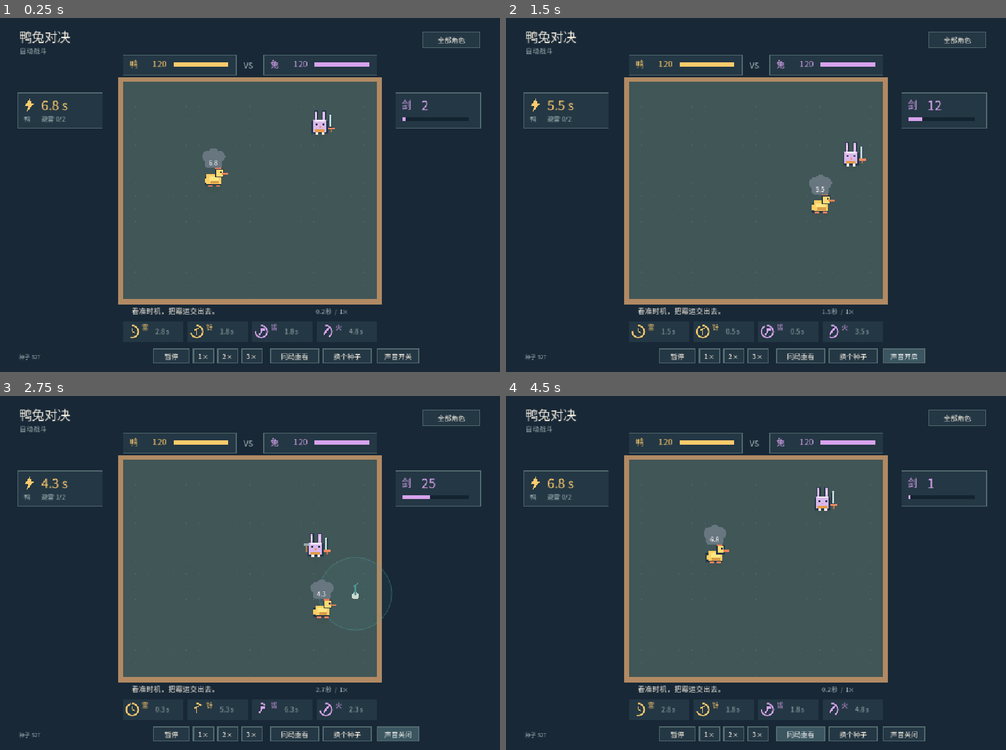
Above: before the commit, frames 1-4 (two rows, left to right).
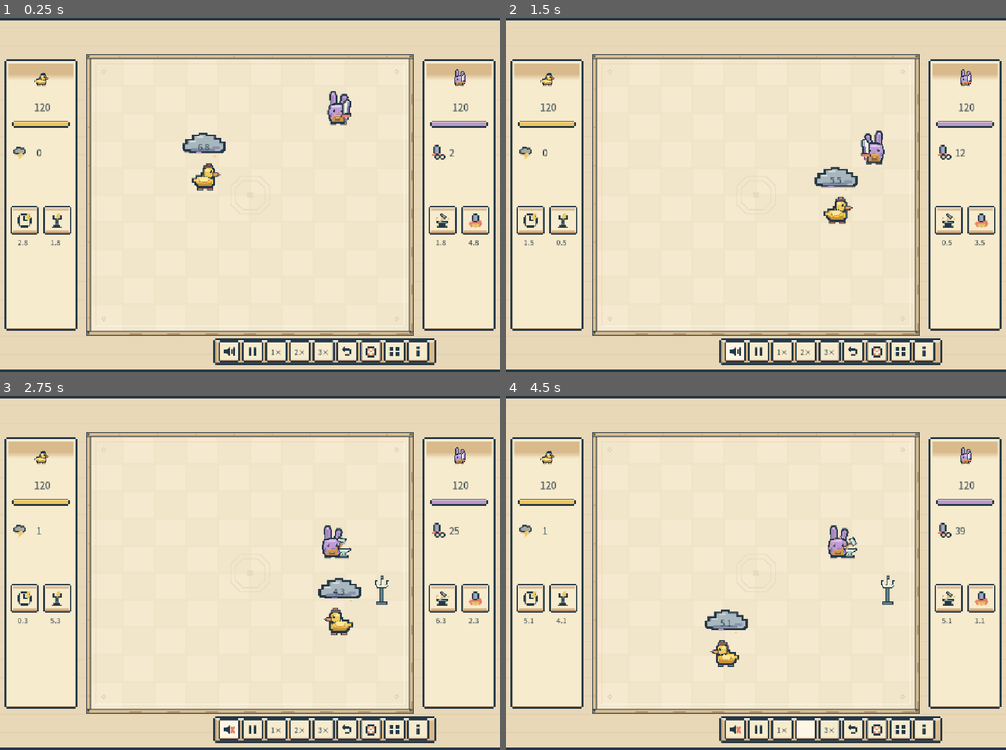
Above: after the commit, the same moments.

Repository: Gankkiii/balls
Game: Godot game, scene res://scenes/showcase.tscn
Two runs of this game, one before a commit and one after it. Both use one fixed random seed, a clock stepped at 60 frames per second and the inputs below.
Inputs (mouse positions are in pixels of both pictures, inside the frame that each line leads up to; where the layout moved, square brackets give the same spot in the first picture):
- Up to frame 1 (0.25 s): no input
- Up to frame 2 (1.5 s): click (736, 350) [906, 357] at 0.5 s; click (736, 350) [906, 357] at 1.25 s
- Up to frame 3 (2.75 s): click (230, 728) [400, 735] at 2 s
- Up to frame 4 (4.5 s): click (761, 728) [676, 735] at 2.75 s; click (761, 728) [676, 735] at 3.5 s; click (801, 735) at 4.25 s, where only the run before the commit has a clickable "同局重看"

The runs differ from the first frame. In frame 1, 95% of the frame differs, in the area x 0-100%, y 0-100%; in frame 2, 95%; in frame 3, 95%; in frame 4, 95%.

Commit message:
Integrate remade duck and rabbit presentation assets

Diff:
--- a/scripts/forge_rabbit.gd
+++ b/scripts/forge_rabbit.gd
@@ -1,5 +1,6 @@
 class_name ForgeRabbit
 extends Fighter
+signal presentation_hit(target: Fighter, damage: float)
 const GROWTH := 8.0
 var stored_damage := 0.0
 var temper_left := 0.0
@@ -11,7 +12,9 @@
 	ball_collided.connect(contact)
 func contact(other: Ball) -> void:
 	if other is Fighter and world != null and world.is_enemy_body(self,other):
-		other.hit(stored_damage * (1.5 if temper_left > 0 else 1.0))
+		var damage := stored_damage * (1.5 if temper_left > 0 else 1.0)
+		other.hit(damage)
+		presentation_hit.emit(other, damage)
 		stored_damage = 0
 		temper_left = 0
 func advance(dt: float) -> void:
--- a/scripts/showcase.gd
+++ b/scripts/showcase.gd
@@ -1,8 +1,8 @@
 extends Control
 ## Presentation-only sample. BattleArena remains the authoritative simulation.
 const STEP := 1.0/120.0
-const ORIGIN := Vector2(270,140)
-const ZOOM := 0.8
+const ORIGIN := Vector2(200,90)
+const ZOOM := 1.0
 const INK := Color("f4eddf")
 const MUTED := Color("a7babb")
 const GOLD := Color("ffcb6c")
@@ -17,7 +17,7 @@
 var suspended := false
 var accumulator := 0.0
 var effects: Array[Dictionary] = []
-var banner := "看准时机，把霉运交出去。"
+var banner := ""
 var banner_left := 4.0
 var health_display := Vector2(120,120)
 var controls: Array[Button] = []
@@ -28,8 +28,18 @@
 var trail: Array[Vector2] = []
 var audio_player: AudioStreamPlayer
 var sound_enabled := true
+var texture_cache: Dictionary = {}
+var rabbit_hit_left := 0.0
+var duck_impact_left := 0.0
+var info_open := false
+var forge_phase := -1
+var pending_strike := false
+var strike_safe := false
+var strike_at := Vector2.ZERO
+const ROOT := "res://assets/r02/"
+
 var cue_forge: AudioStream = preload("res://assets/audio/anvil_forge.wav")
-var cue_sword_hit: AudioStream = preload("res://assets/audio/sword_short_hit.wav")
+var cue_sword_hit: AudioStream = preload("res://assets/audio/sword_wide_hit.wav")
 var cue_thunder: AudioStream = preload("res://assets/audio/duck_lightning.wav")
 var cue_transfer: AudioStream = preload("res://assets/audio/duck_cloud_transfer.wav")
 
@@ -37,37 +47,40 @@
 	font = load("res://assets/arena-ui.otf")
 	audio_player=AudioStreamPlayer.new()
 	add_child(audio_player)
-	make_button("声音开关",Vector2(830,728),Vector2(92,34),toggle_sound)
-	make_button("暂停",Vector2(337,728),Vector2(80,34),toggle_pause)
+	make_button("♪",Vector2(480,711),Vector2(48,48),toggle_sound)
+	make_button("Ⅱ",Vector2(532,711),Vector2(48,48),toggle_pause)
 	pause_button=controls.back()
 	for value in [1,2,3]:
-		make_button("%d×"%value,Vector2(425+(value-1)*53,728),Vector2(47,34),set_speed.bind(value))
-	make_button("同局重看",Vector2(594,728),Vector2(108,34),restart.bind(true))
-	make_button("换个种子",Vector2(710,728),Vector2(108,34),restart.bind(false))
-	make_button("全部角色",Vector2(930,30),Vector2(126,36),open_original)
+		make_button("%d×"%value,Vector2(584+(value-1)*52,711),Vector2(48,48),set_speed.bind(value))
+	make_button("↻",Vector2(740,711),Vector2(48,48),restart.bind(true))
+	make_button("⚄",Vector2(792,711),Vector2(48,48),restart.bind(false))
+	make_button("▣",Vector2(844,711),Vector2(48,48),open_original)
+	make_button("i",Vector2(896,711),Vector2(48,48),toggle_info)
 	restart(true)
 
 func make_button(caption: String, at: Vector2, size_value: Vector2, callback: Callable) -> void:
 	var b:=Button.new()
 	b.text=caption
+	var icons := {"♪":"icon_sound_on", "Ⅱ":"icon_pause", "↻":"icon_replay", "⚄":"icon_new_seed", "▣":"icon_roster", "i":"icon_info"}
+	if icons.has(caption):
+		b.text=""
+		b.icon=load(ROOT+"ui/png/"+icons[caption]+".png")
+		b.expand_icon=true
+		b.icon_alignment=HORIZONTAL_ALIGNMENT_CENTER
 	b.position=at
 	b.size=size_value
 	b.add_theme_font_override("font",font)
 	b.add_theme_font_size_override("font_size",15)
 	b.add_theme_color_override("font_color",INK)
-	var style:=StyleBoxFlat.new()
-	style.bg_color=Color("243744")
-	style.set_border_width_all(2)
-	style.border_color=Color("536c70")
-	style.corner_radius_top_left=0
-	style.corner_radius_top_right=0
-	style.corner_radius_bottom_left=0
-	style.corner_radius_bottom_right=0
-	b.add_theme_stylebox_override("normal",style)
-	var hover=style.duplicate()
-	hover.bg_color=Color("3b5660")
-	b.add_theme_stylebox_override("hover",hover)
-	b.add_theme_stylebox_override("pressed",hover)
+	for state in ["normal","hover","pressed","disabled"]:
+		var style := StyleBoxTexture.new()
+		style.texture=load(ROOT+"ui/png/button_"+state+".png")
+		style.texture_margin_left=12
+		style.texture_margin_top=12
+		style.texture_margin_right=12
+		style.texture_margin_bottom=12
+		b.add_theme_stylebox_override(state,style)
+	b.add_theme_color_override("font_color",Color("243746"))
 	b.pressed.connect(callback)
 	add_child(b)
 	controls.append(b)
@@ -90,6 +103,12 @@
 	duck=arena.heroes[0]
 	rabbit=arena.heroes[1]
 	previous_holder=duck
+	rabbit.presentation_hit.connect(on_rabbit_hit)
+	duck.presentation_strike.connect(on_strike)
+	pending_strike=false
+	forge_phase=-1
+	rabbit_hit_left=0
+	duck_impact_left=0
 	previous_hp=Vector2(120,120)
 	health_display=previous_hp
 	previous_flash=0
@@ -98,14 +117,14 @@
 	accumulator=0
 	paused=false
 	audio_player.stream_paused=false
-	pause_button.text="暂停"
-	banner="看准时机，把霉运交出去。"
-	banner_left=4
+	pause_button.icon=load(ROOT+"ui/png/icon_pause.png")
+	banner=""
+	banner_left=0
 	queue_redraw()
 
 func toggle_sound() -> void:
 	sound_enabled=not sound_enabled
-	controls[0].text="声音开启" if sound_enabled else "声音关闭"
+	controls[0].icon=load(ROOT+("ui/png/icon_sound_on.png" if sound_enabled else "ui/png/icon_sound_off.png"))
 	if not sound_enabled:
 		for child in get_children():
 			if child is AudioStreamPlayer:
@@ -143,10 +162,25 @@
 func toggle_pause() -> void:
 	paused=not paused
 	accumulator=0
-	pause_button.text="继续" if paused else "暂停"
+	pause_button.icon=load(ROOT+("ui/png/icon_play.png" if paused else "ui/png/icon_pause.png"))
 	for child in get_children():
 		if child is AudioStreamPlayer:
 			child.stream_paused=paused
+func toggle_info() -> void:
+	info_open = not info_open
+
+func on_rabbit_hit(other: Fighter, damage: float) -> void:
+	if other == duck:
+		rabbit_hit_left = 0.42
+		duck_impact_left = 0.37
+		play_sample(cue_sword_hit)
+		effects.append({"kind":"blade","at":other.position,"time":0.28,"total":0.28,"text":""})
+
+func on_strike(at: Vector2, protected: bool) -> void:
+	pending_strike=true
+	strike_safe=protected
+	strike_at=at
+
 func set_speed(value: int) -> void:
 	speed=value
 	accumulator=0
@@ -168,6 +202,8 @@
 		health_display=health_display.lerp(Vector2(duck.health,rabbit.health),minf(1,delta*9))
 	queue_redraw()
 func advance(dt: float) -> void:
+	rabbit_hit_left=maxf(0.0,rabbit_hit_left-dt)
+	duck_impact_left=maxf(0.0,duck_impact_left-dt)
 	for i in range(effects.size()-1,-1,-1):
 		effects[i].time-=dt
 		if effects[i].time<=0:
@@ -178,32 +214,40 @@
 	var rods_before:=duck.rods.size()
 	var blade_before:=rabbit.stored_damage
 	var was_forging:=rabbit.action=="forge"
+	var before_storm:=duck.storm_left
 	arena.step(dt)
-	if not was_forging and rabbit.action=="forge":
-		play_sample(cue_forge)
+	if rabbit.action=="forge":
+		var phase := int(fmod(arena.simulation_time,0.70)/0.70*6.0)
+		if phase==2 and forge_phase!=2:
+			play_sample(cue_forge)
+			effects.append({"kind":"forge","at":rabbit.position,"time":0.3,"total":0.3,"text":""})
+		forge_phase=phase
+	else:
+		forge_phase=-1
+	if duck.storm_left < before_storm and ceili(duck.storm_left)<ceili(before_storm) and before_storm-duck.storm_left<0.1:
+		play_sample(preload("res://assets/audio/duck_countdown_final.wav") if ceili(duck.storm_left)==1 else preload("res://assets/audio/duck_countdown_tick.wav"))
 	if duck.cloud_holder!=previous_holder:
-		play_sample(cue_transfer)
-		effects.append({"kind":"transfer","at":previous_holder.position,"to":duck.cloud_holder.position,"time":0.35,"total":0.35,"text":""})
-		banner="霉运转交！" if duck.lightning_flash<=previous_flash else "下一轮乌云回到鸭子。"
-		banner_left=1.4
+		if not pending_strike:
+			play_sample(cue_transfer)
+			effects.append({"kind":"transfer","at":previous_holder.position,"to":duck.cloud_holder.position,"time":0.35,"total":0.35,"text":""})
+			banner="霉运转交！"
+			banner_left=1.4
 		previous_holder=duck.cloud_holder
-	var strike_event := duck.lightning_flash>previous_flash
+	var strike_event := pending_strike
 	if strike_event:
-		var safe:=duck.rods.size()<rods_before
-		if safe:
-			play_cue(880,0.15,0.08)
-		else:
-			play_sample(cue_thunder)
+		var safe:=strike_safe
+		play_sample(cue_thunder)
 		banner="避雷成功 · 消耗一根避雷针" if safe else "落雷！"
 		banner_left=1.8
-		effects.append({"kind":"safe" if safe else "thunder","at":duck.strike_position,"time":0.5,"total":0.5,"text":"避雷" if safe else ""})
+		effects.append({"kind":"safe" if safe else "thunder","at":strike_at,"time":0.5,"total":0.5,"text":"避雷" if safe else ""})
+	pending_strike=false
 	previous_flash=duck.lightning_flash
 	for i in 2:
 		var hero: Fighter=arena.heroes[i]
 		var lost: float=previous_hp[i]-hero.health
 		if lost>0.01:
 			if i==0 and rabbit.stored_damage<blade_before:
-				play_sample(cue_sword_hit)
+				pass
 			elif not strike_event:
 				play_cue(320,0.1,0.08)
 			effects.append({"kind":"hit","at":hero.position,"time":0.7,"total":0.7,"text":"−%d"%roundi(lost),"strong":lost>=24})
@@ -233,151 +277,132 @@
 	if value>0:
 		panel(Rect2(rect.position,Vector2(rect.size.x*clampf(value,0,1),rect.size.y)),tint,0)
 
+func texture(path: String) -> Texture2D:
+	if not texture_cache.has(path):
+		texture_cache[path] = load(ROOT + path)
+	return texture_cache[path]
+
+func nine_patch(path: String, rect: Rect2, border: int = 12) -> void:
+	var t := texture(path)
+	if not t:
+		return
+	var source_size := t.get_size()
+	var sw: Array = [float(border),source_size.x-border*2,float(border)]
+	var sh: Array = [float(border),source_size.y-border*2,float(border)]
+	var dw: Array = [float(border),rect.size.x-border*2,float(border)]
+	var dh: Array = [float(border),rect.size.y-border*2,float(border)]
+	var sy := 0.0
+	var dy := rect.position.y
+	for y in 3:
+		var sx := 0.0
+		var dx := rect.position.x
+		for x in 3:
+			draw_texture_rect_region(t,Rect2(dx,dy,dw[x],dh[y]),Rect2(sx,sy,sw[x],sh[y]))
+			sx += sw[x]
+			dx += dw[x]
+		sy += sh[y]
+		dy += dh[y]
+
+func image_at(path: String, rect: Rect2) -> void:
+	var t := texture(path)
+	if t:
+		draw_texture_rect(t,rect,false)
+
+func strip_at(path: String, at: Vector2, frame_size: Vector2, durations: Array, elapsed: float, looped: bool = true, flip: bool = false, origin: Vector2 = Vector2.ZERO) -> void:
+	var total := 0.0
+	for duration in durations:
+		total += float(duration)
+	var time := fposmod(elapsed,total) if looped else minf(elapsed,total-0.0001)
+	var frame := 0
+	while frame < durations.size()-1 and time >= float(durations[frame]):
+		time -= float(durations[frame])
+		frame += 1
+	var source := Rect2(Vector2(frame*frame_size.x,0),frame_size)
+	var t := texture(path)
+	if t:
+		draw_set_transform(at,0,Vector2(-1,1) if flip else Vector2.ONE)
+		draw_texture_rect_region(t,Rect2(-origin,frame_size),source)
+		draw_set_transform(Vector2.ZERO)
+
 func _draw() -> void:
 	if not is_instance_valid(arena) or font==null:
 		return
-	draw_rect(Rect2(0,0,1100,780),Color("182837"))
-	label("鸭兔对决",Vector2(42,53),28)
-	label("自动战斗",Vector2(43,78),15,MUTED)
-	panel(Rect2(270,82,250,44),Color("243744"),0,Color("536c70"))
-	label("鸭",Vector2(285,108),18,GOLD)
-	label("%d"%ceili(duck.health),Vector2(335,108),19,GOLD)
-	meter(Rect2(382,99,120,8),health_display.x/120,GOLD)
-	panel(Rect2(580,82,250,44),Color("243744"),0,Color("536c70"))
-	label("兔",Vector2(595,108),18,PURPLE)
-	label("%d"%ceili(rabbit.health),Vector2(645,108),19,PURPLE)
-	meter(Rect2(692,99,120,8),health_display.y/120,PURPLE)
-	label("VS",Vector2(536,111),17,MUTED)
-	panel(Rect2(260,130,580,500),Color("b18a63"),0)
-	panel(Rect2(270,140,560,480),Color("415657"),0)
-	draw_set_transform(ORIGIN,0,Vector2.ONE*ZOOM)
-	for x in range(35,700,35):
-		for y in range(35,600,35):
-			draw_circle(Vector2(x,y),0.8,Color("526966"))
+	image_at("environment/screen_surround.png",Rect2(0,0,1100,780))
+	image_at("environment/arena_wood_frame.png",Rect2(190,80,720,620))
+	image_at("environment/arena_floor.png",Rect2(200,90,700,600))
 	for rod in duck.rods:
-		draw_circle(rod,100,Color(0.3,0.65,0.62,0.07))
-		draw_arc(rod,100,0,TAU,64,Color(0.3,0.65,0.62,0.3),1.4,true)
-		draw_circle(rod+Vector2(0,6),10,Color("cbdacf"))
-		draw_line(rod+Vector2(0,3),rod-Vector2(0,24),Color("4c9292"),5)
-		draw_line(rod-Vector2(7,18),rod+Vector2(7,-28),Color("4c9292"),3)
+		image_at("characters/props/lightning_rod.png",Rect2(ORIGIN+rod-Vector2(48,82),Vector2(96,96)))
+	var t := arena.simulation_time
+	var duck_strip := "characters/duck/impact_strip.png" if duck_impact_left > 0 else "characters/duck/idle_strip.png"
+	strip_at(duck_strip,ORIGIN+duck.position,Vector2(96,96),[0.07,0.08,0.10,0.12] if duck_impact_left>0 else [0.16,0.16,0.16,0.16],0.37-duck_impact_left if duck_impact_left>0 else t,duck_impact_left<=0,duck.velocity.x<0,Vector2(48,56))
+	var rs := "idle"
+	var durations: Array = [0.16,0.16,0.16,0.16]
+	var rt := t
+	var looped := true
+	if rabbit_hit_left>0:
+		rs="hit_recover"
+		durations=[0.07,0.08,0.11,0.16]
+		rt=0.42-rabbit_hit_left
+		looped=false
+	elif rabbit.action=="forge":
+		rs="forge"
+		durations=[0.16,0.10,0.08,0.09,0.11,0.16]
+	elif rabbit.temper_left>0:
+		rs="temper"
+		durations=[0.14,0.14,0.14,0.14]
+	strip_at("characters/rabbit/"+rs+"_strip.png",ORIGIN+rabbit.position,Vector2(96,96),durations,rt,looped,rabbit.velocity.x<0,Vector2(48,56))
+	var cloud: Vector2=ORIGIN+duck.cloud_holder.position+Vector2(0,-45)
+	cloud.x=clampf(cloud.x,238,862)
+	cloud.y=maxf(110,cloud.y)
+	strip_at("vfx/cloud_idle_strip.png",cloud,Vector2(128,80),[0.16,0.16,0.16,0.16,0.16,0.16],t,true,false,Vector2(64,68))
+	label("%.1f"%duck.storm_left,cloud+Vector2(-15,-20),18,Color("243746"))
+	if rabbit.temper_left>0:
+		strip_at("vfx/temper_aura_strip.png",ORIGIN+rabbit.position,Vector2(96,96),[0.1,0.1,0.1,0.1,0.1,0.1],t,true,false,Vector2(48,56))
 	for effect in effects:
-		if effect.kind=="transfer":
-			var t: float=1-effect.time/effect.total
-			var at: Vector2=effect.at.lerp(effect.to,t)
-			draw_arc(at,28,0,TAU,32,Color(0.7,0.5,0.2,effect.time/effect.total),3,true)
+		var elapsed: float=effect.total-effect.time
+		if effect.kind=="blade":
+			strip_at("vfx/broad_sword_hit_strip.png",ORIGIN+effect.at,Vector2(96,96),[0.03,0.04,0.045,0.05,0.055,0.065],elapsed,false,false,Vector2(48,48))
+		elif effect.kind=="forge":
+			strip_at("vfx/forge_sparks_strip.png",ORIGIN+effect.at,Vector2(96,96),[0.035,0.045,0.05,0.055,0.06,0.07],elapsed,false,false,Vector2(48,68))
+		elif effect.kind=="transfer":
+			strip_at("vfx/cloud_transfer_strip.png",ORIGIN+effect.at,Vector2(128,128),[0.04,0.05,0.06,0.06,0.07,0.08],elapsed,false,false,Vector2(64,64))
+		elif effect.kind=="thunder":
+			strip_at("vfx/lightning_strike_strip.png",ORIGIN+effect.at,Vector2(128,192),[0.03,0.04,0.045,0.045,0.05,0.06],elapsed,false,false,Vector2(64,172))
+		elif effect.kind=="safe":
+			strip_at("vfx/rod_protected_strip.png",ORIGIN+effect.at,Vector2(128,128),[0.035,0.045,0.05,0.055,0.06,0.07],elapsed,false,false,Vector2(64,64))
+		elif effect.kind=="hit":
+			label(effect.text,ORIGIN+effect.at+Vector2(-18,-45-elapsed*20),22,Color("a24037"))
+	nine_patch("ui/png/control_strip.png",Rect2(470,706,490,58))
 	for i in 2:
-		var h: Fighter=arena.heroes[i]
-		draw_set_transform(ORIGIN+h.position*ZOOM,0,Vector2.ONE*ZOOM)
-		draw_circle(Vector2(0,17),24,Color(0.18,0.27,0.22,0.12))
+		var x := 10 if i==0 else 930
+		var hero: Fighter = duck if i==0 else rabbit
+		nine_patch("ui/png/status_panel.png",Rect2(x,90,160,600))
+		image_at("characters/"+("duck" if i==0 else "rabbit")+"/default.png",Rect2(x+56,110,48,48))
+		label("%d"%ceili(hero.health),Vector2(x+65,205),22,Color("243746"))
+		image_at("ui/png/hp_track.png",Rect2(x+16,226,128,16))
+		draw_rect(Rect2(x+20,230,120*clampf(hero.health/hero.max_health,0,1),8),Color("efc65b") if i==0 else Color("b89acf"))
+		image_at("ui/png/hp_frame.png",Rect2(x+16,226,128,16))
+		var values: Array = [hero.cd_one,hero.cd_two]
+		var icons: Array = ["icon_skill_timer","icon_skill_rod"] if i==0 else ["icon_skill_forge","icon_skill_temper"]
+		for j in 2:
+			var pos := Vector2(x+12+j*72,414)
+			image_at("ui/png/skill_slot_ready.png" if values[j]<=0 else "ui/png/skill_slot_normal.png",Rect2(pos,Vector2(64,64)))
+			image_at("ui/png/"+icons[j]+".png",Rect2(pos+Vector2(16,16),Vector2(32,32)))
+			if values[j]>0:
+				label("%.1f"%values[j],pos+Vector2(17,87),16,Color("243746"))
 		if i==0:
-			draw_duck()
+			image_at("ui/png/icon_status_cloud.png",Rect2(x+18,280,32,32))
+			label("%d"%duck.rods.size(),Vector2(x+70,305),20,Color("243746"))
 		else:
-			draw_rabbit()
-	draw_set_transform(ORIGIN,0,Vector2.ONE*ZOOM)
-	var cloud: Vector2=duck.cloud_holder.position+Vector2(0,-60)
-	cloud.x=clampf(cloud.x,35,665)
-	cloud.y=maxf(36,cloud.y)
-	var danger:=duck.storm_left<=2
-	var cloud_color:=Color("bd655a") if danger else Color("687680")
-	for p in [Vector2(-15,0),Vector2(0,-7),Vector2(16,0)]:
-		draw_circle(cloud+p,16,cloud_color)
-	panel(Rect2(cloud+Vector2(-24,6),Vector2(48,25)),cloud_color,8)
-	label("%.1f"%duck.storm_left,cloud+Vector2(-14,24),18,Color.WHITE)
-	for effect in effects:
-		var fade: float=effect.time/effect.total
-		if effect.kind=="thunder":
-			draw_polyline(PackedVector2Array([effect.at+Vector2(-7,-90),effect.at+Vector2(9,-51),effect.at+Vector2(-8,-48),effect.at]),Color(0.94,0.65,0.19,fade),6,true)
-		elif effect.kind=="safe":
-			draw_arc(effect.at,26+(1-fade)*45,0,TAU,48,Color(0.2,0.6,0.54,fade),4,true)
-			label("避雷",effect.at+Vector2(-20,-34),20,Color(0.2,0.5,0.45,fade))
-		elif effect.kind=="hit":
-			draw_arc(effect.at,20+(1-fade)*35,0,TAU,32,Color(0.8,0.32,0.26,fade),3,true)
-			label(effect.text,effect.at+Vector2(-20,-30-(1-fade)*35),28 if effect.strong else 20,Color(0.7,0.25,0.2,fade))
-	draw_set_transform(Vector2.ZERO)
-	# Compact state cards: symbols accompany values, while the full mode remains available.
-	panel(Rect2(38,165,188,78),Color("243744"),0,Color("536c70"))
-	draw_colored_polygon(PackedVector2Array([Vector2(66,177),Vector2(55,194),Vector2(63,194),Vector2(58,207),Vector2(76,188),Vector2(68,188)]),GOLD)
-	label("%.1f s"%duck.storm_left,Vector2(91,203),28,GOLD)
-	label("鸭" if duck.cloud_holder==duck else "兔",Vector2(52,228),15,MUTED)
-	label("避雷 %d/2"%duck.rods.size(),Vector2(91,228),14,MUTED)
-	var blade: float=rabbit.stored_damage*(1.5 if rabbit.temper_left>0 else 1)
-	panel(Rect2(870,165,188,78),Color("243744"),0,Color("536c70"))
-	label("剑",Vector2(884,199),20,PURPLE)
-	label("%d"%roundi(blade),Vector2(927,203),28,PURPLE)
-	meter(Rect2(887,220,145,6),minf(blade/60,1),PURPLE)
-	if rabbit.temper_left>0:
-		label("×1.5  %.1f s"%rabbit.temper_left,Vector2(880,276),18,GOLD)
-	var event_text:=banner if banner_left>0 else "轻碰不扣血 · 关键一击才值得强调"
+			image_at("ui/png/icon_status_stored_damage.png",Rect2(x+18,280,32,32))
+			label("%d"%roundi(rabbit.stored_damage),Vector2(x+58,305),20,Color("243746"))
 	if arena.finished:
-		event_text="平局" if arena.result.contains("DRAW") else ("倒霉鸭获胜" if duck.health>rabbit.health else "锻造兔获胜")
-	label(event_text,Vector2(290,652),16,INK)
-	label("%.1f 秒  /  %d×"%[arena.simulation_time,speed],Vector2(695,652),13,MUTED)
-	var captions: Array[String]=["改雷表","放避雷针","现场打铁","淬火"]
-	var values: Array[float]=[duck.cd_one,duck.cd_two,rabbit.cd_one,rabbit.cd_two]
-	for i in 4:
-		var x:=270+i*142
-		panel(Rect2(x,668,134,46),Color("243744") if values[i]>0 else Color("315253"),0,Color("536c70"))
-		var icon:=Vector2(x+21,691)
-		var tint:=GOLD if i<2 else PURPLE
-		draw_arc(icon,13,-PI/2,-PI/2+TAU*(1-clampf(values[i]/[6.0,6.0,7.0,8.0][i],0,1)),32,tint,2,true)
-		if i==0:
-			draw_line(icon,icon+Vector2(0,-7),tint,2)
-			draw_line(icon,icon+Vector2(6,3),tint,2)
-		elif i==1:
-			draw_line(icon+Vector2(0,8),icon-Vector2(0,8),tint,3)
-			draw_line(icon-Vector2(5,3),icon+Vector2(5,-8),tint,2)
-		elif i==2:
-			draw_line(icon+Vector2(-4,7),icon+Vector2(3,-4),tint,3)
-			draw_rect(Rect2(icon+Vector2(-2,-8),Vector2(11,6)),tint)
-		else:
-			draw_line(icon+Vector2(-5,7),icon+Vector2(6,-8),tint,4)
-		label(["雷","针","锻","火"][i],Vector2(x+42,687),14,tint)
-		label("%.1f s"%values[i] if values[i]>0 else "就绪",Vector2(x+72,696),14,MUTED)
-	label("种子 %d"%seed_value,Vector2(42,752),12,MUTED)
-
-
-# Rectangular pixels remain presentation-only; the simulation keeps its original circular bodies.
-func pixel(rect: Rect2, color: String) -> void:
-	draw_rect(rect,Color(color))
-
-func draw_duck() -> void:
-	# Pixel silhouette, deliberately larger than the physical collision body only visually.
-	pixel(Rect2(-24,-5,45,25),"263647")
-	pixel(Rect2(-18,-11,39,27),"ffcf63")
-	pixel(Rect2(-23,0,12,13),"ffcf63")
-	pixel(Rect2(-12,-5,26,12),"ffe782")
-	pixel(Rect2(-8,7,23,8),"d99d49")
-	pixel(Rect2(4,-27,24,25),"263647")
-	pixel(Rect2(7,-24,18,19),"ffdb70")
-	pixel(Rect2(5,-31,15,6),"ef7956")
-	pixel(Rect2(18,-20,5,5),"263647")
-	pixel(Rect2(24,-15,15,6),"ed8156")
-	pixel(Rect2(-14,18,12,5),"ec815d")
-	pixel(Rect2(6,18,12,5),"ec815d")
-
-func draw_rabbit() -> void:
-	# The sword is drawn independently of collision shape and has no gameplay reach.
-	for x in [-14,8]:
-		pixel(Rect2(x-2,-42,11,31),"263647")
-		pixel(Rect2(x,-39,6,26),"d7b4e9")
-		pixel(Rect2(x+2,-34,3,14),"f2dff5")
-	pixel(Rect2(-22,-12,44,34),"263647")
-	pixel(Rect2(-18,-16,36,34),"d9b8ec")
-	pixel(Rect2(-14,-16,28,6),"f4e7f8")
-	pixel(Rect2(-12,-5,5,5),"263647")
-	pixel(Rect2(7,-5,5,5),"263647")
-	pixel(Rect2(-3,2,6,4),"ee947d")
-	pixel(Rect2(-13,10,26,8),"e39b46")
-	pixel(Rect2(-12,18,8,6),"f3e8f6")
-	pixel(Rect2(5,18,8,6),"f3e8f6")
-	var sword_color := "f7b86e" if rabbit.temper_left>0 else "bfdcdb"
-	pixel(Rect2(25,-26,8,36),"263647")
-	pixel(Rect2(27,-30,4,33),sword_color)
-	pixel(Rect2(21,5,20,5),"f08a5f")
-	pixel(Rect2(28,10,5,9),"ad7147")
-	if rabbit.action=="forge":
-		var lift:=sin(arena.simulation_time*16)*4
-		pixel(Rect2(-28,-6+lift,5,18),"a97953")
-		pixel(Rect2(-32,-12+lift,13,7),"93aaa9")
-	if rabbit.temper_left>0:
-		draw_arc(Vector2.ZERO,31,0,TAU,40,Color(0.9,0.65,0.25,0.45),2,true)
+		label("平局" if arena.result.contains("DRAW") else ("倒霉鸭获胜" if duck.health>rabbit.health else "锻造兔获胜"),Vector2(220,742),22,Color("243746"))
+	elif banner_left>0:
+		label(banner,Vector2(210,742),16,Color("243746"))
+	if info_open:
+		panel(Rect2(280,225,540,280),Color("f7ebcd"),0,Color("243746"))
+		label("种子 %d    时间 %.1f 秒"%[seed_value,arena.simulation_time],Vector2(310,270),20,Color("243746"))
+		label("乌云倒计时 %.1f 秒   避雷针 %d/2"%[duck.storm_left,duck.rods.size()],Vector2(310,315),18,Color("243746"))
+		label("蓄伤 %.1f   淬火 %s"%[rabbit.stored_damage,"生效" if rabbit.temper_left>0 else "无"],Vector2(310,355),18,Color("243746"))
+		label("技能自动释放，数字表示冷却时间。",Vector2(310,400),18,Color("243746"))
--- a/scripts/unlucky_duck.gd
+++ b/scripts/unlucky_duck.gd
@@ -1,5 +1,6 @@
 class_name UnluckyDuck
 extends Fighter
+signal presentation_strike(at: Vector2, protected: bool)
 const STORM_DURATION := 7.0
 const LIGHTNING_DAMAGE := 32.0
 var cloud_holder: Fighter
@@ -46,6 +47,7 @@
 			break
 	if not protected:
 		cloud_holder.hit(LIGHTNING_DAMAGE)
+	presentation_strike.emit(strike_position, protected)
 	cloud_holder = self
 	storm_left = STORM_DURATION
 func skill_names() -> Array[String]:
Not shown, added: assets/audio/duck_countdown_final.wav.import
Not shown, added: assets/audio/duck_countdown_tick.wav.import
Not shown, added: assets/audio/sword_wide_hit.wav.import
Binary file added: assets/r02/characters/duck/default.png
Not shown, added: assets/r02/characters/duck/default.png.import
Binary file added: assets/r02/characters/duck/idle_strip.png
Not shown, added: assets/r02/characters/duck/idle_strip.png.import
Binary file added: assets/r02/characters/duck/impact_strip.png
Not shown, added: assets/r02/characters/duck/impact_strip.png.import
Binary file added: assets/r02/characters/props/lightning_rod.png
Not shown, added: assets/r02/characters/props/lightning_rod.png.import
Binary file added: assets/r02/characters/rabbit/default.png
(and 80 more such lines)
